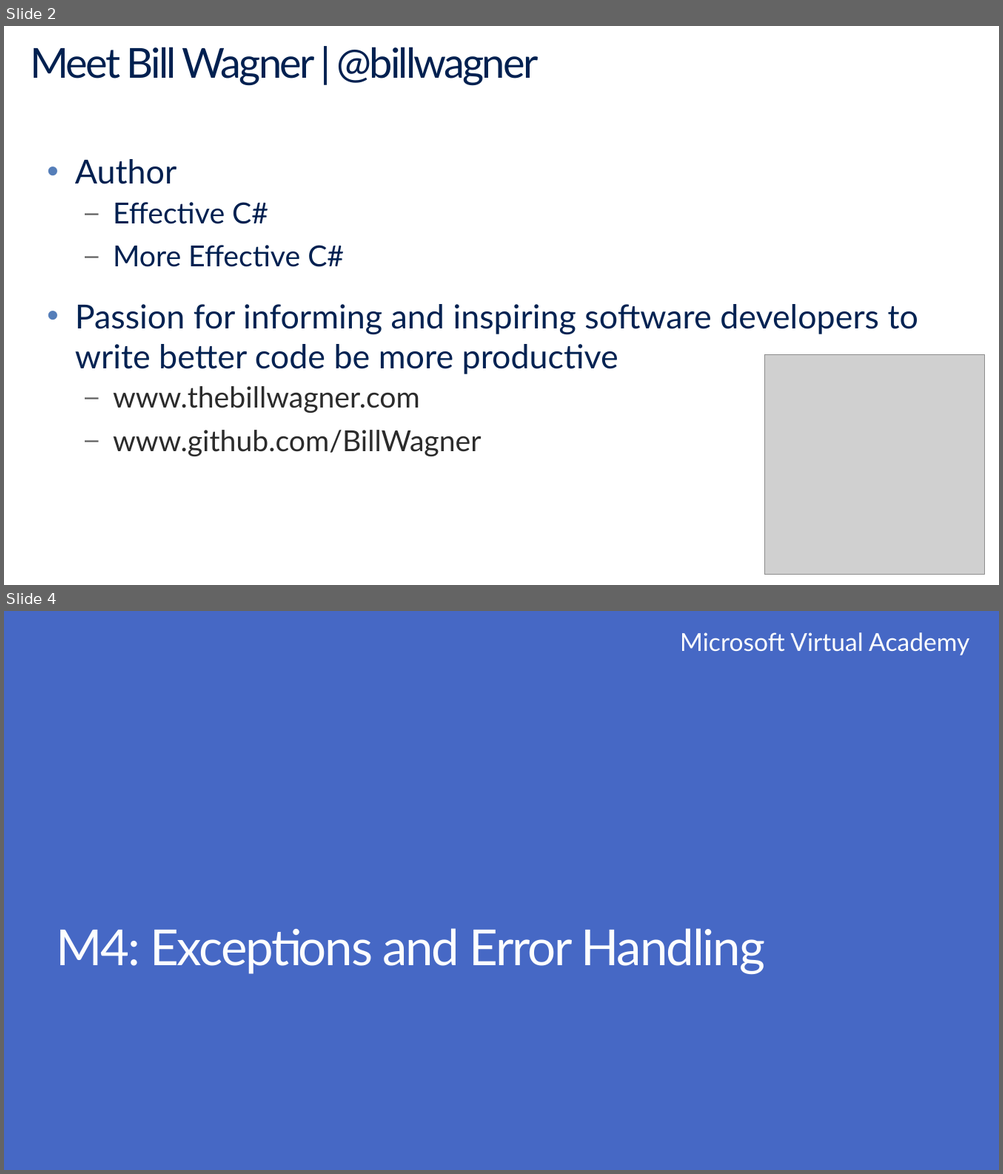
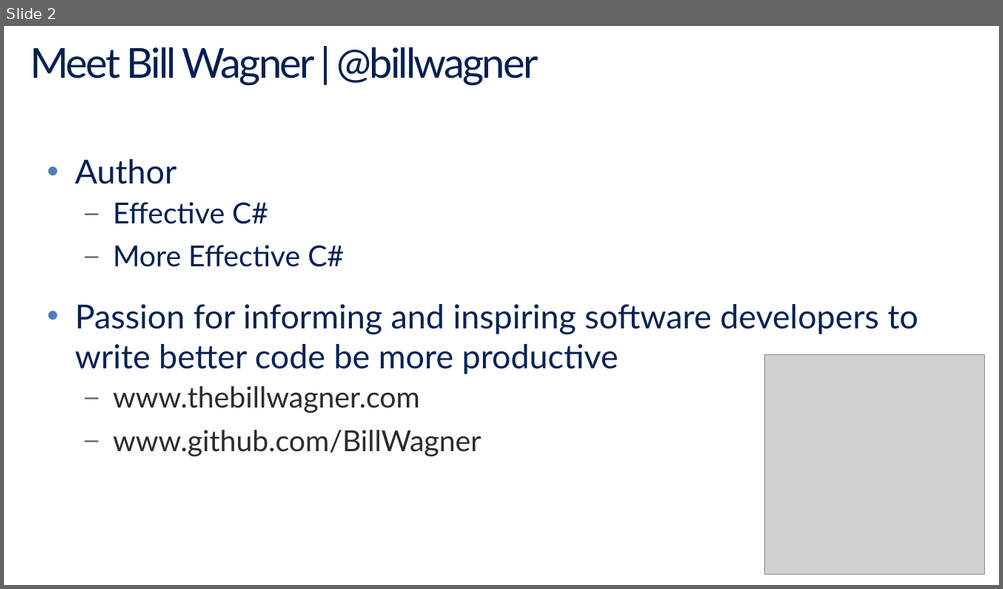
Before and after one commit to BillWagner/MVA-CSharp6, a slide deck: Slides/MVA-What'sNewC#6-Module4.pptx. Shown one above the other, each under a label of ours: slides 2 and 4 before the commit, slide 2 after it; the slides between them are not shown. The pictures are 1003x1174 and 1003x589 pixels, drawn with LibreOffice and Linux fonts; fonts in the diff are those of the drawing; grey boxes stand for pictures. Boxes give left, top, right and bottom in pixels: in the first picture for what was removed or moved away, otherwise in the second. Text is boxed around its words. In the diff, an @@ line names an element or a change of style, - is before the commit and + after.

```diff
--- a/Slides/MVA-What'sNewC#6-Module4.pptx
+++ b/Slides/MVA-What'sNewC#6-Module4.pptx
@@ slide 4 removed at (4, 611, 999, 1170), background #4668C5 @@
@@ text removed at (680, 632, 969, 655) @@
-Microsoft Virtual Academy
@@ title removed at (56, 928, 765, 975) @@
-M4: Exceptions and Error Handling
```
Also in this commit, not shown: 6 slides changed, 2 slides added, 2 other slides removed, 4 other files.
